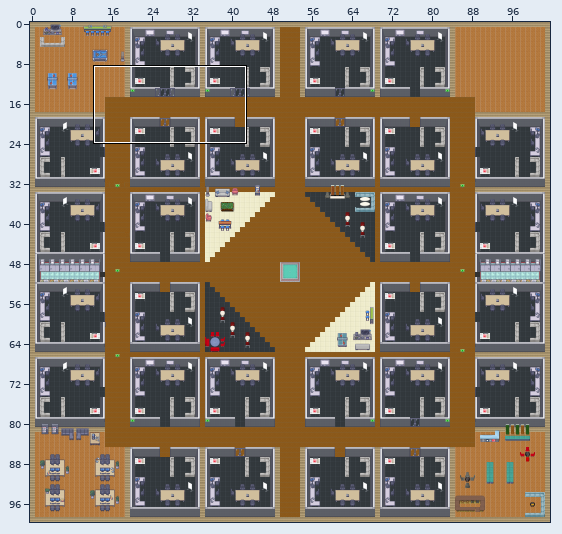
One commit to this Tiled map (JSON): tda_Teams.tmj. Above: a wide view before the commit, with the close-up outlined.
Close-up. The starting point:
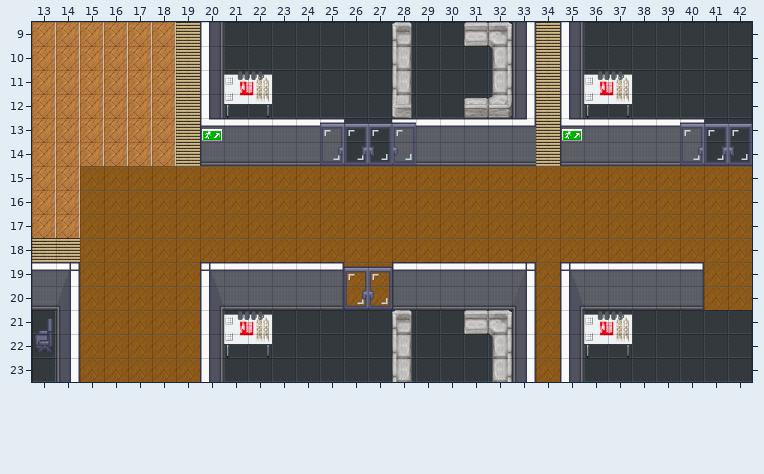
Cells are 32x32 px. Shown: x 13..42, y 9..23. The commit also changed other parts of the map, which this record leaves out.
After the commit:
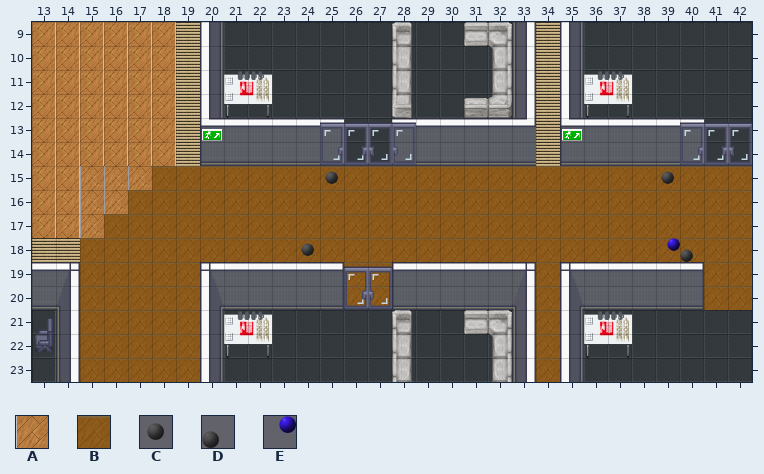
Key: from "Chunk 1": A 5, B 7, C 11, D 12, E 14.
_ is an empty cell.
Diff:
{"where": "layer \"floor\""}
{"y":15,"x":15,"old":"BBB","new":"AAA"}
{"y":16,"x":15,"old":"BB","new":"AA"}
{"y":17,"x":15,"old":"B","new":"A"}
{"where": "layer \"aboveFloor\""}
{"y":15,"x":25,"old":"_","new":"C"}
{"y":15,"x":39,"old":"_","new":"C"}
{"y":18,"x":24,"old":"_","new":"C"}
{"y":18,"x":39,"old":"__","new":"ED"}
{"label":"changed","picture_box":[80,166,152,238]}
{"label":"added","picture_box":[325,171,338,184]}
{"label":"added","picture_box":[661,171,674,184]}
{"label":"added","picture_box":[301,243,314,256]}
{"label":"added","picture_box":[667,238,693,262]}
